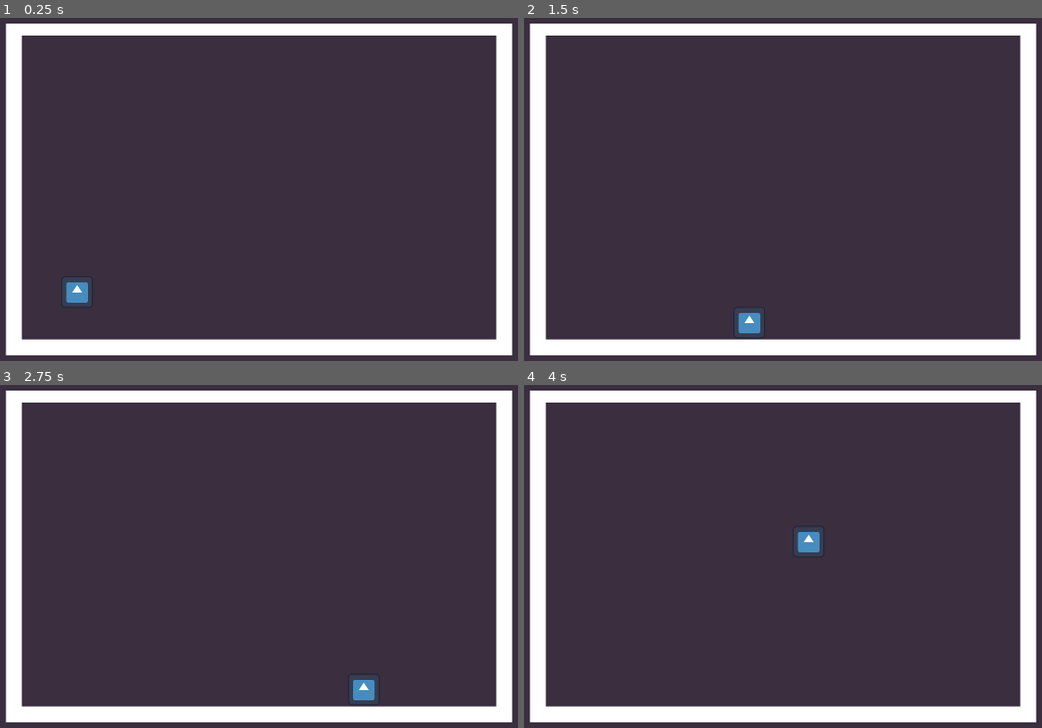
Above: before the commit, frames 1-4 (two rows, left to right).
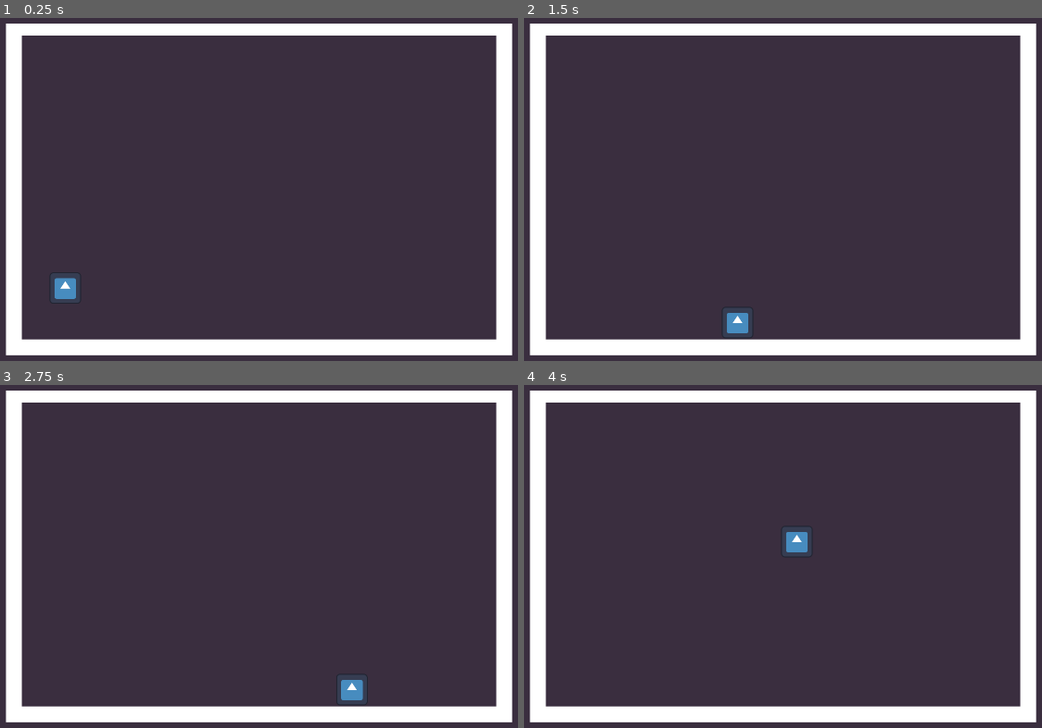
Above: after the commit, the same moments.

Repository: PhillypHenning/Artemis
Game: Godot game, scene res://scenes/Combat/combat_arena.tscn
Same seed, same stepped clock (60 frames per second), same inputs: the game is played once before the commit and once after it. The project has no main scene, so this scene is started directly. The engine's default icon, where the game draws it, is replaced by a stand-in: a white triangle on a blue panel in a dark square.
Inputs:
- Up to frame 1 (0.25 s): no input
- Up to frame 2 (1.5 s): tap Enter at 0.5 s; hold D (move_right) 0.53-1.28 s; hold S (move_down) from 1.28 s (still down)
- Up to frame 3 (2.75 s): tap Space at 2 s; release S (move_down) at 2.03 s; hold D (move_right) from 2.03 s (still down)
- Up to frame 4 (4 s): release D (move_right) at 2.78 s; hold W (move_up) 2.78-3.53 s; hold A (move_left) from 3.53 s (still down)

The runs differ from the first frame. In frame 1, 0.4% of the frame differs, in the area x 9-18%, y 74-85%; in frame 2, 0.3%; in frame 3, 0.3%; in frame 4, 0.3%.

Commit message:
Updating layers (1:Player, 2:Walls)

Diff:
--- a/project.godot
+++ b/project.godot
@@ -45,3 +45,8 @@
 , Object(InputEventKey,"resource_local_to_scene":false,"resource_name":"","device":-1,"window_id":0,"alt_pressed":false,"shift_pressed":false,"ctrl_pressed":false,"meta_pressed":false,"pressed":false,"keycode":0,"physical_keycode":4194319,"key_label":0,"unicode":0,"echo":false,"script":null)
 ]
 }
+
+[layer_names]
+
+2d_render/layer_1="Player"
+2d_render/layer_2="Walls"
--- a/scenes/Combat/combat_arena.tscn
+++ b/scenes/Combat/combat_arena.tscn
@@ -27,6 +27,7 @@
 [node name="BorderRight" type="StaticBody2D" parent="Borders"]
 
 [node name="CollisionShape2D" type="CollisionShape2D" parent="Borders/BorderRight"]
+light_mask = 2
 position = Vector2(1232, 456.5)
 shape = SubResource("RectangleShape2D_nbob1")
 
@@ -40,6 +41,7 @@
 [node name="BorderLeft" type="StaticBody2D" parent="Borders"]
 
 [node name="CollisionShape2D" type="CollisionShape2D" parent="Borders/BorderLeft"]
+light_mask = 2
 position = Vector2(240, 456)
 shape = SubResource("RectangleShape2D_l13q2")
 
@@ -53,6 +55,7 @@
 [node name="BorderTop" type="StaticBody2D" parent="Borders"]
 
 [node name="CollisionShape2D" type="CollisionShape2D" parent="Borders/BorderTop"]
+light_mask = 2
 position = Vector2(736, 140)
 shape = SubResource("RectangleShape2D_mrfyn")
 
@@ -65,6 +68,7 @@
 [node name="BorderBottom" type="StaticBody2D" parent="Borders"]
 
 [node name="CollisionShape2D" type="CollisionShape2D" parent="Borders/BorderBottom"]
+light_mask = 2
 position = Vector2(736, 776)
 shape = SubResource("RectangleShape2D_xhb0g")
 
@@ -74,7 +78,5 @@
 offset_right = 1248.0
 offset_bottom = 800.0
 
-[node name="Area2D" type="Area2D" parent="Borders"]
-
-[node name="Player" parent="." instance=ExtResource("2_i5cfp")]
-position = Vector2(368, 672)
+[node name="PlayerControlledCreature" parent="." instance=ExtResource("2_x7vg8")]
+position = Vector2(344, 664)
Not shown: 1 places in scenes/Combat/combat_arena.tscn that only renumber resources
